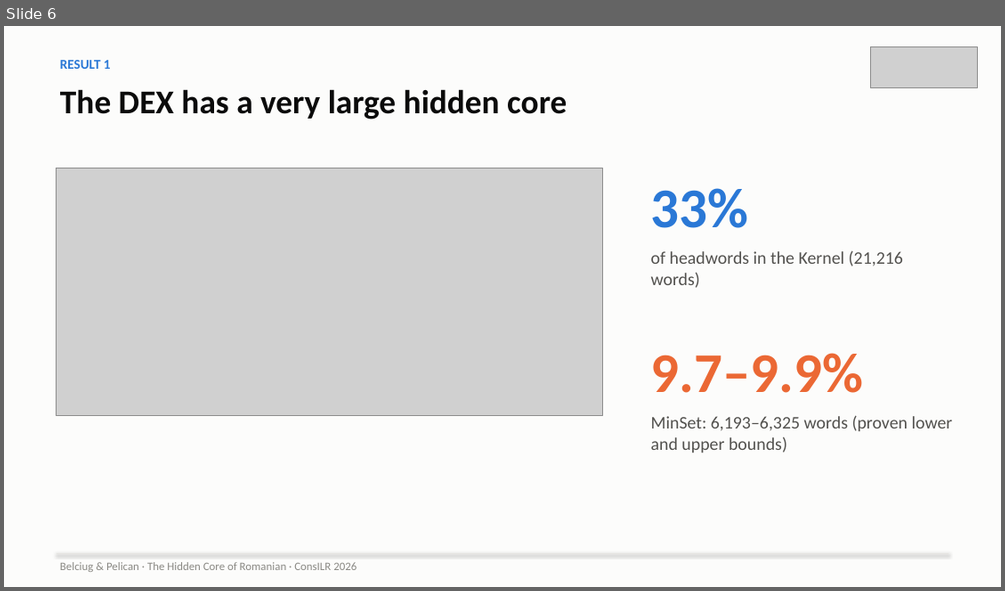
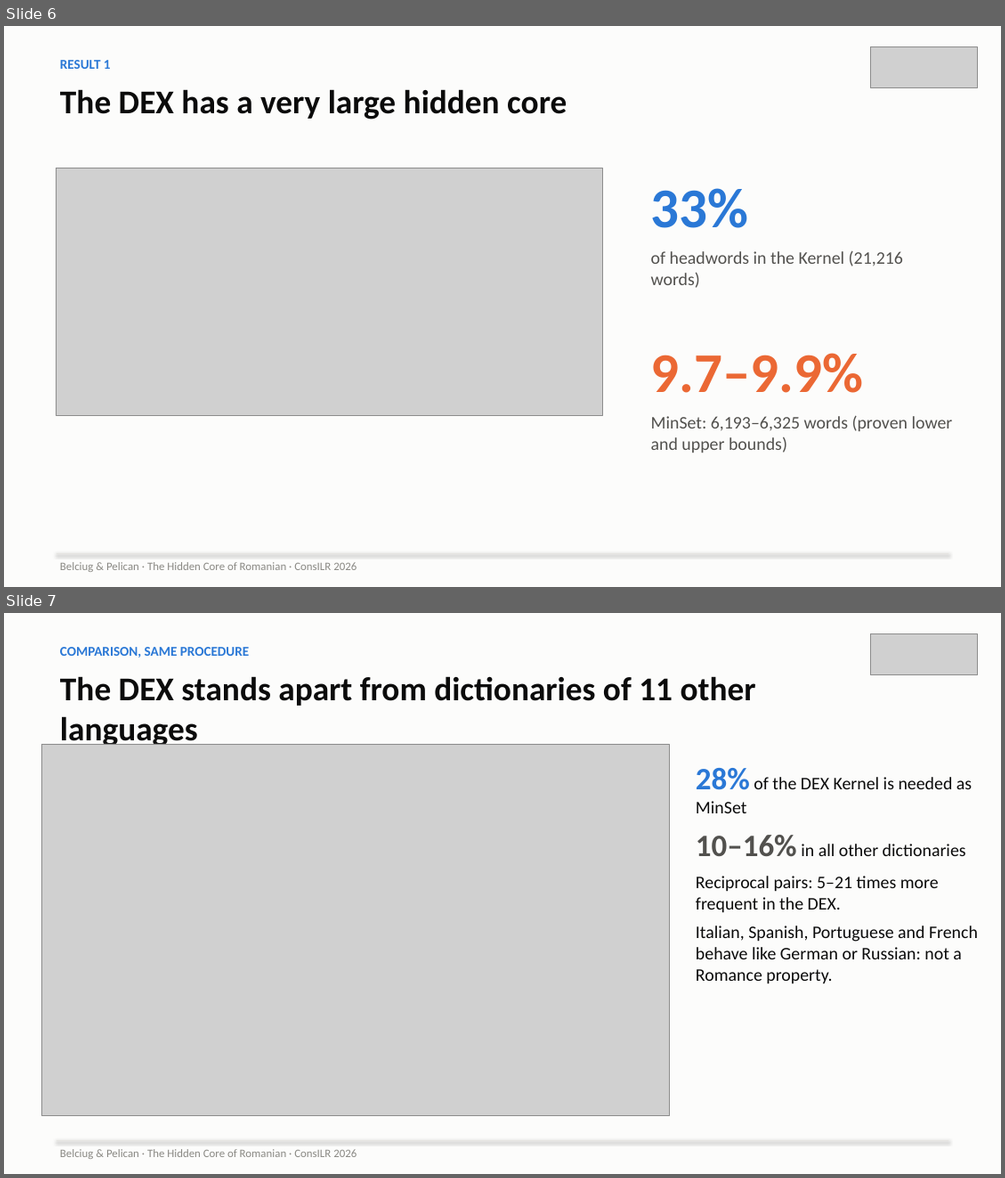
Before and after one commit to ovladon/hidden-core-romanian, a slide deck: slides/HiddenCore_ConsILR2026.pptx. Shown one above the other, each under a label of ours: slide 6 before the commit, slides 6 and 7 after it. The pictures are 1005x591 and 1005x1178 pixels, drawn with LibreOffice and Linux fonts; fonts in the diff are those of the drawing; grey boxes stand for pictures. Boxes give left, top, right and bottom in pixels: in the first picture for what was removed or moved away, otherwise in the second. Text is boxed around its words. In the diff, an @@ line names an element or a change of style, - is before the commit and + after.

```diff
--- a/slides/HiddenCore_ConsILR2026.pptx
+++ b/slides/HiddenCore_ConsILR2026.pptx
@@ slide 7 added at bbox=[4, 613, 1001, 1174], background #FCFCFB @@
@@ picture added at bbox=[870, 634, 977, 675] @@
@@ text added at bbox=[60, 647, 249, 657], 13 pt, text #2A78D6, bold @@
+COMPARISON, SAME PROCEDURE
@@ text added at bbox=[60, 676, 756, 749], 32 pt, text #0B0B0B, bold @@
+The DEX stands apart from dictionaries of 11 other languages
@@ picture added at bbox=[41, 744, 670, 1116] @@
@@ text added at bbox=[696, 768, 978, 984], 17 pt, text #0B0B0B @@
+28% of the DEX Kernel is needed as MinSet
+10–16% in all other dictionaries
+Reciprocal pairs: 5–21 times more frequent in the DEX.
+Italian, Spanish, Portuguese and French behave like German or Russian: not a Romance property.
@@ line added from (57, 1140) to (948, 1140), #E6E5E1 0.75 pt @@
@@ text added at bbox=[60, 1149, 356, 1159], 11 pt, text #8A8984 @@
+Belciug & Pelican · The Hidden Core of Romanian · ConsILR 2026
```
Also in this commit, not shown: 38 other files.
